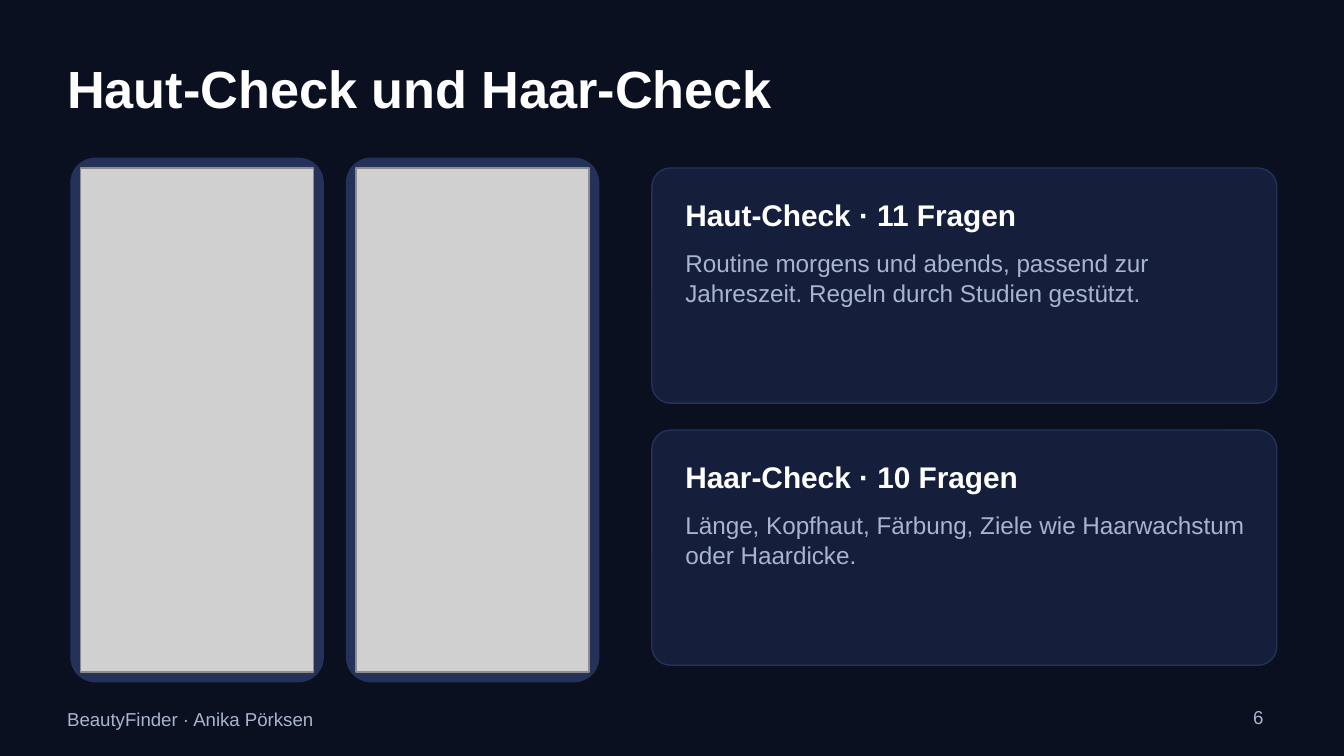
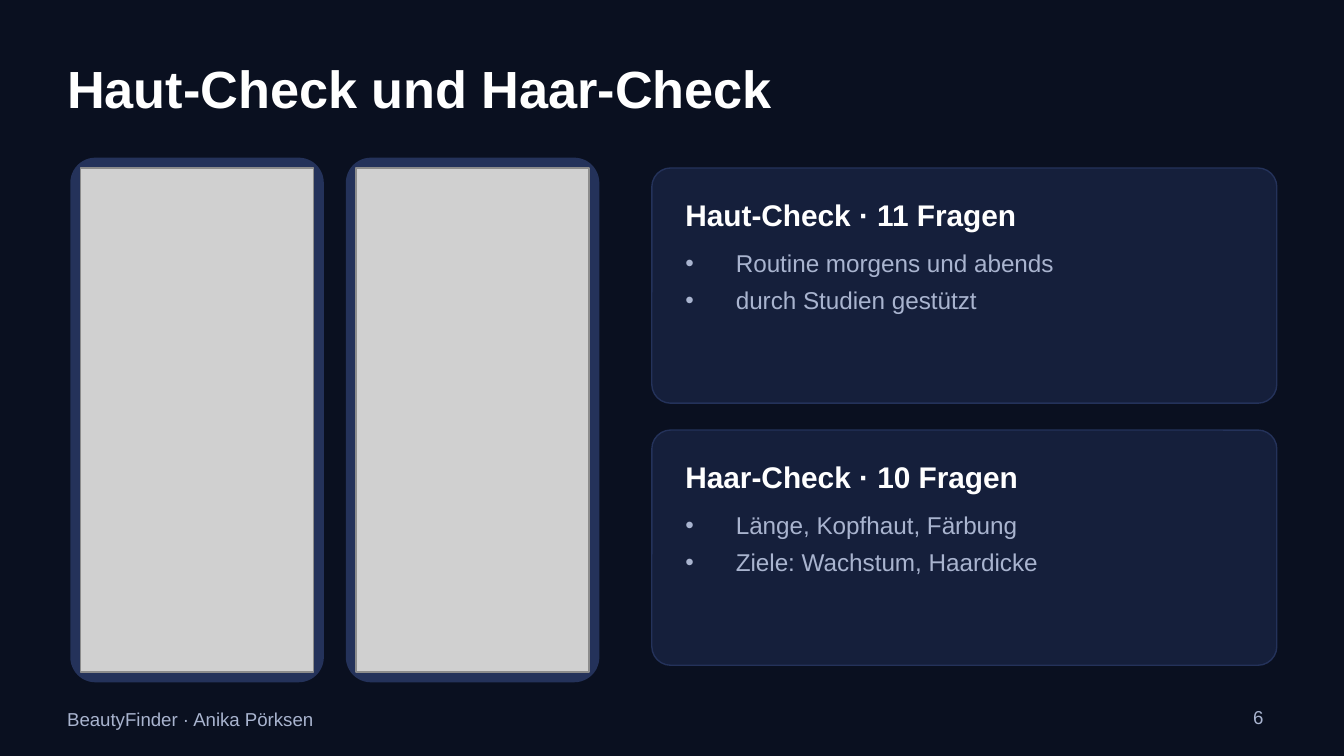
Before and after one commit to anikaprksn/Digitale-WElten, a slide deck: slide 6 of abgabe/Praesentation_BeautyFinder.pptx. Drawn at 1344x756 pixels with LibreOffice and Linux fonts; fonts in the diff are those of the drawing; grey boxes stand for pictures. Boxes give left, top, right and bottom in pixels: in the first picture for what was removed or moved away, otherwise in the second. Text is boxed around its words. In the diff, an @@ line names an element or a change of style, - is before the commit and + after.

```diff
--- a/abgabe/Praesentation_BeautyFinder.pptx
+++ b/abgabe/Praesentation_BeautyFinder.pptx
@@ text at [736,254,1053,314]: text changed @@
-Routine morgens und abends, passend zur Jahreszeit. Regeln durch Studien gestützt.
+• Routine morgens und abends
+• durch Studien gestützt
@@ text at [736,516,1038,574]: text changed @@
-Länge, Kopfhaut, Färbung, Ziele wie Haarwachstum oder Haardicke.
+• Länge, Kopfhaut, Färbung
+• Ziele: Wachstum, Haardicke
```
Also in this commit, not shown: 9 other slides changed.
